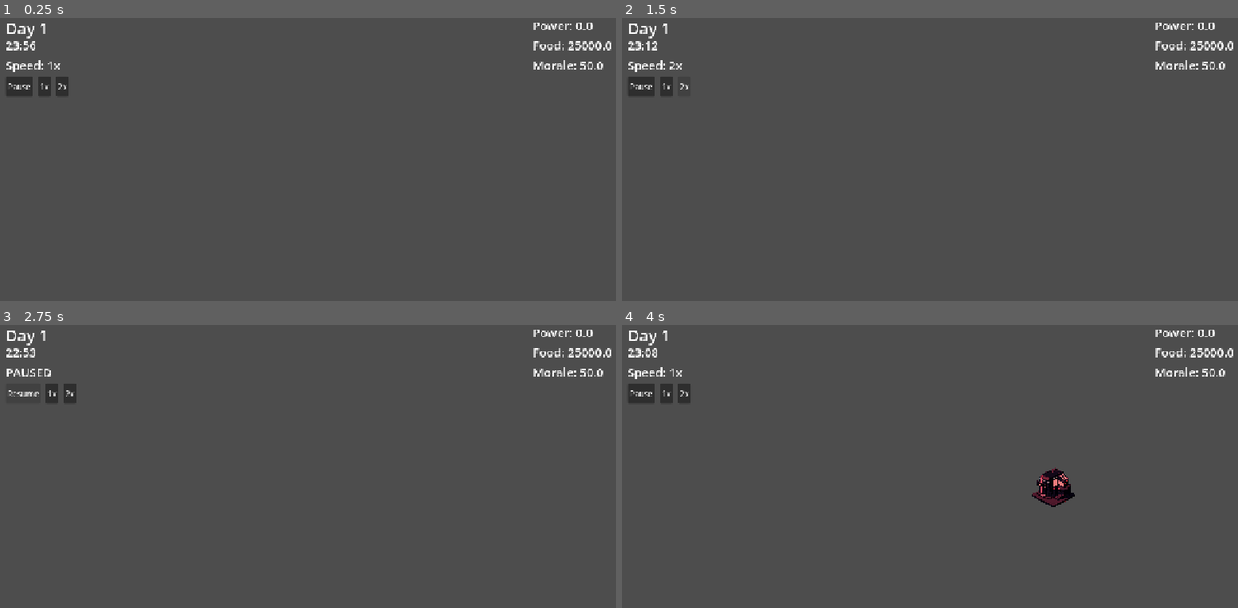
Above: before the commit, frames 1-4 (two rows, left to right).
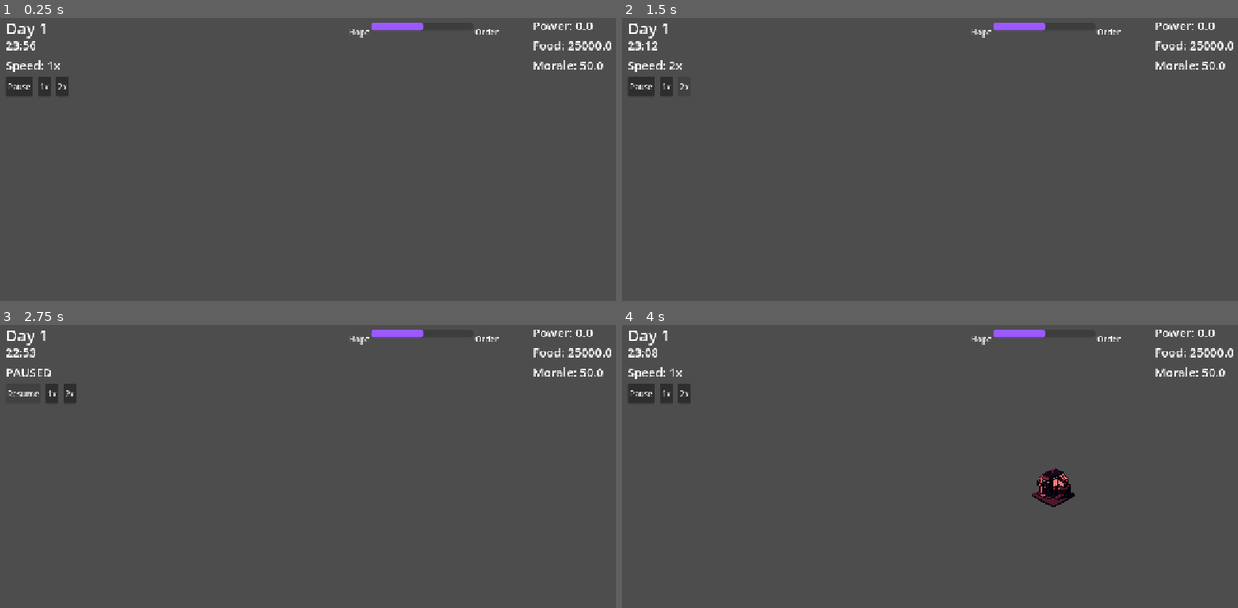
Above: after the commit, the same moments.

Repository: MLinh2407/godot-survival-city-builder-game
Game: Godot game, scene res://scenes/main/Main.tscn
Two runs of this game, one before a commit and one after it. Both use one fixed random seed, a clock stepped at 60 frames per second and the inputs below.
Inputs (mouse positions are in pixels of both pictures, inside the frame that each line leads up to):
- Up to frame 1 (0.25 s): no input
- Up to frame 2 (1.5 s): click "1x" at 0.5 s; click "2x" at 1.25 s
- Up to frame 3 (2.75 s): click "Pause" at 2 s
- Up to frame 4 (4 s): click "Resume" at 2.75 s; move the mouse to (1065, 469) at 3.52 s; hold Right from 3.53 s (still down); tap 1 at 3.6 s; click (1065, 469) at 3.67 s

The runs differ from the first frame. In frame 1, 0.3% of the frame differs, in the area x 56-82%, y 1-8%; in frame 2, 0.3%; in frame 3, 0.3%; in frame 4, 0.3%.

Commit message:
add Hope/Order slider functionality and UI and connect slider events to game state

Diff:
--- a/scenes/main/Main.gd
+++ b/scenes/main/Main.gd
@@ -71,6 +71,10 @@
 			set_speed(TimeManager.GameSpeed.NORMAL, "Speed: 1x")
 		elif event.keycode == KEY_2:
 			set_speed(TimeManager.GameSpeed.FAST, "Speed: 2x")
+		elif event.keycode == KEY_LEFT:
+			GameManager.shift_slider(-10.0)   # Toward Hope
+		elif event.keycode == KEY_RIGHT:
+			GameManager.shift_slider(10.0)    # Toward Order
 
 func _on_day_changed(new_day: int) -> void:
 	if day_label:
@@ -80,7 +84,7 @@
 	if time_label:
 		time_label.text = time_string
 
-func _on_resources_changed(p: float, f: float, m: float, mat: int) -> void:
+func _on_resources_changed(p: float, f: float, m: float, _mat: int) -> void:
 	if power_label:
 		power_label.text = "Power: " + str(p)
 
--- a/scenes/main/Main.tscn
+++ b/scenes/main/Main.tscn
@@ -7,6 +7,7 @@
 [ext_resource type="PackedScene" uid="uid://becv6gbklxpt5" path="res://scenes/buildings/HydroponicBay.tscn" id="3_1rhdn"]
 [ext_resource type="PackedScene" uid="uid://cjbokmfqvdqfy" path="res://scenes/UI/BuildingInspector.tscn" id="3_ostsq"]
 [ext_resource type="PackedScene" uid="uid://c4ttffvcgfdw" path="res://scenes/buildings/ShelterBlock.tscn" id="4_sjxhf"]
+[ext_resource type="Script" uid="uid://c6fvdhof7t2yk" path="res://scripts/ui/UI_HopeOrderSlider.gd" id="4_u8lgh"]
 [ext_resource type="Texture2D" uid="uid://iejjxic1l3mr" path="res://assets/environment/floor_tile.png" id="5_floor_tile"]
 [ext_resource type="Script" uid="uid://ccfrj1sg68ekk" path="res://scripts/systems/BuildingSystem.gd" id="6_1rhdn"]
 [ext_resource type="PackedScene" uid="uid://8u8xvfxote8f" path="res://scenes/buildings/GeothermalTap.tscn" id="8_tck0d"]
@@ -112,6 +113,31 @@
 offset_bottom = 660.0
 building_system = NodePath("../../../BuildingSystem")
 
+[node name="AlignmentContainer" type="HBoxContainer" parent="UILayer/HUD" unique_id=984122503]
+custom_minimum_size = Vector2(300, 24)
+offset_left = 730.0
+offset_top = 41.0
+offset_right = 1030.0
+offset_bottom = 81.0
+
+[node name="HopeLabel" type="Label" parent="UILayer/HUD/AlignmentContainer" unique_id=1929594991]
+layout_mode = 2
+theme_override_colors/font_color = Color(0, 0.9607843, 1, 1)
+text = "Hope"
+
+[node name="AlignmentGauge" type="ProgressBar" parent="UILayer/HUD/AlignmentContainer" unique_id=1727292169]
+custom_minimum_size = Vector2(200, 16)
+layout_mode = 2
+size_flags_horizontal = 3
+value = 50.0
+show_percentage = false
+script = ExtResource("4_u8lgh")
+
+[node name="OrderLabel" type="Label" parent="UILayer/HUD/AlignmentContainer" unique_id=193625436]
+layout_mode = 2
+theme_override_colors/font_color = Color(1, 0.58431375, 0, 1)
+text = "Order"
+
 [node name="DialogueBox" type="Node" parent="UILayer" unique_id=1285129592]
 
 [node name="Journal" type="Node" parent="UILayer" unique_id=915716484]
--- a/scripts/managers/AudioManager.gd
+++ b/scripts/managers/AudioManager.gd
@@ -61,6 +61,8 @@
 			ui_sfx_player.stream = sfx_pause
 		"unpause":
 			ui_sfx_player.stream = sfx_unpause
+		"slider_move":
+			ui_sfx_player.stream = preload("res://assets/audio/sfx/ui/sfx_ui_slider_move.mp3")
 		_:
 			return
 
--- a/scripts/managers/GameManager.gd
+++ b/scripts/managers/GameManager.gd
@@ -1,43 +1,53 @@
 extends Node
+
+# ══════════════════════════════════════════════════════════════════════════════
+# SIGNALS
+# ══════════════════════════════════════════════════════════════════════════════
+
+signal slider_changed(new_value: float)
 
 # ══════════════════════════════════════════════════════════════════════════════
 # GLOBAL GAME STATE
 # ══════════════════════════════════════════════════════════════════════════════
 
 var current_population: int = GameConstants.STARTING_POPULATION
-var available_workers: int = GameConstants.STARTING_WORKERS
-var sick_count: int = 0
-var current_day: int = 1
-var materials: int = GameConstants.STARTING_MATERIALS
+var available_workers: int  = GameConstants.STARTING_WORKERS
+var sick_count: int         = 0
+var current_day: int        = 1
+var materials: int          = GameConstants.STARTING_MATERIALS
 
-# Float 0-100. Starts at 50 (Neutral)
-var hope_order_slider: float = 50.0
+# Setter fires the signal and clamps automatically.
+var hope_order_slider: float:
+	set(value):
+		hope_order_slider = clampf(value, 0.0, 100.0)
+		slider_changed.emit(hope_order_slider)
 
 # ══════════════════════════════════════════════════════════════════════════════
 # CHARACTER ALIVE FLAGS (All true on Day 1)
 # ══════════════════════════════════════════════════════════════════════════════
 
-var yuna_alive: bool = true
-var rook_alive: bool = true
-var vasquez_alive: bool = true
+var yuna_alive: bool     = true
+var rook_alive: bool     = true
+var vasquez_alive: bool  = true
 var meridian_alive: bool = true
 
 # ══════════════════════════════════════════════════════════════════════════════
 # NARRATIVE STATE FLAGS (set by CrisisEventSystem as story events resolve)
 # ══════════════════════════════════════════════════════════════════════════════
 
-var med_clinic_built: bool = false           # Set TRUE by BuildingSystem on placement
-var rook_reconciliation_taken: bool = false  # Set TRUE by CrisisEventSystem reconciliation dialogue
-var vasquez_trade_accepted: bool = false     # Set TRUE by CrisisEventSystem on Day 11 Option A
-var meridian_trusted: bool = false           # Set TRUE by CrisisEventSystem Day 21 Option A
-var rook_militia_sanctioned: bool = false    # Set TRUE by CrisisEventSystem Day 24 Option A
-var rook_militia_stopped: bool = false       # Set TRUE by CrisisEventSystem Day 24 Option B
+var med_clinic_built: bool           = false  # Set TRUE by BuildingSystem on placement
+var rook_militia_stopped: bool       = false  # Set TRUE by CrisisEventSystem Day 24 Option B
+var rook_militia_sanctioned: bool    = false  # Set TRUE by CrisisEventSystem Day 24 Option A
+var rook_reconciliation_taken: bool  = false  # Set TRUE by CrisisEventSystem reconciliation dialogue
+var vasquez_trade_accepted: bool     = false  # Set TRUE by CrisisEventSystem on Day 11 Option A
+var meridian_trusted: bool           = false  # Set TRUE by CrisisEventSystem Day 21 Option A
 
 # ══════════════════════════════════════════════════════════════════════════════
 # DATA CLASS INSTANCES
 # ══════════════════════════════════════════════════════════════════════════════
 
 var population_state: PopulationStateData
+
 var resource_power: ResourceData
 var resource_food: ResourceData
 var resource_morale: ResourceData
@@ -49,60 +59,87 @@
 var colonist_vasquez: ColonistData
 var colonist_meridian: ColonistData
 
+# ══════════════════════════════════════════════════════════════════════════════
+# INIT
+# ══════════════════════════════════════════════════════════════════════════════
+
 func _ready() -> void:
 	_initialize_data_classes()
+	hope_order_slider = GameConstants.SLIDER_STARTING_VALUE
 
 func _initialize_data_classes() -> void:
-	# 1. Initialize Population State Data
-	population_state = PopulationStateData.new()
-	population_state.total_population = current_population
-	population_state.available_workers = available_workers
-	population_state.sick_count = sick_count
-	population_state.max_workers = GameConstants.MAX_WORKERS_LATE_GAME
+	# 1. Population State
+	population_state                    = PopulationStateData.new()
+	population_state.total_population   = current_population
+	population_state.available_workers  = available_workers
+	population_state.sick_count         = sick_count
+	population_state.max_workers        = GameConstants.MAX_WORKERS_LATE_GAME
 
-	# 2. Initialize Resource Data Instances
-	resource_power = ResourceData.new()
-	resource_power.res_name = "Power"
-	resource_power.warning_threshold = GameConstants.WARNING_THRESHOLD
-	resource_power.critical_threshold = GameConstants.CRITICAL_THRESHOLD
+	# 2. Resource Data
+	resource_power                      = ResourceData.new()
+	resource_power.res_name             = "Power"
+	resource_power.warning_threshold    = GameConstants.WARNING_THRESHOLD
+	resource_power.critical_threshold   = GameConstants.CRITICAL_THRESHOLD
 
-	resource_food = ResourceData.new()
-	resource_food.res_name = "Food"
-	resource_food.warning_threshold = GameConstants.WARNING_THRESHOLD
-	resource_food.critical_threshold = GameConstants.CRITICAL_THRESHOLD
+	resource_food                       = ResourceData.new()
+	resource_food.res_name              = "Food"
+	resource_food.current_value         = GameConstants.STARTING_FOOD
+	resource_food.max_value             = GameConstants.STARTING_FOOD
+	resource_food.warning_threshold     = GameConstants.WARNING_THRESHOLD
+	resource_food.critical_threshold    = GameConstants.CRITICAL_THRESHOLD
 
-	resource_morale = ResourceData.new()
-	resource_morale.res_name = "Morale"
-	resource_morale.warning_threshold = GameConstants.WARNING_THRESHOLD
-	resource_morale.critical_threshold = GameConstants.CRITICAL_THRESHOLD
+	resource_morale                     = ResourceData.new()
+	resource_morale.res_name            = "Morale"
+	resource_morale.current_value       = GameConstants.STARTING_MORALE
+	resource_morale.max_value           = 100.0
+	resource_morale.warning_threshold   = GameConstants.WARNING_THRESHOLD
+	resource_morale.critical_threshold  = GameConstants.CRITICAL_THRESHOLD
 
-	resource_materials = ResourceData.new()
-	resource_materials.res_name = "Materials"
-	resource_materials.warning_threshold = 0.0
+	resource_materials                  = ResourceData.new()
+	resource_materials.res_name         = "Materials"
+	resource_materials.warning_threshold  = 0.0
 	resource_materials.critical_threshold = 0.0
 
-	# 3. Initialize Colonist Data Instances (with roles added back in)
-	colonist_kael = ColonistData.new()
+	# 3. Colonist Data
+	colonist_kael                = ColonistData.new()
 	colonist_kael.character_name = "Kael"
-	colonist_kael.role = "Director"
-	colonist_kael.is_alive = true
+	colonist_kael.role           = "Director"
+	colonist_kael.is_alive       = true
 
-	colonist_yuna = ColonistData.new()
+	colonist_yuna                = ColonistData.new()
 	colonist_yuna.character_name = "Yuna"
-	colonist_yuna.role = "Head Medic"
-	colonist_yuna.is_alive = yuna_alive
+	colonist_yuna.role           = "Head Medic"
+	colonist_yuna.is_alive       = yuna_alive
 
-	colonist_rook = ColonistData.new()
+	colonist_rook                = ColonistData.new()
 	colonist_rook.character_name = "Rook"
-	colonist_rook.role = "Scout"
-	colonist_rook.is_alive = rook_alive
+	colonist_rook.role           = "Scout"
+	colonist_rook.is_alive       = rook_alive
 
-	colonist_vasquez = ColonistData.new()
+	colonist_vasquez                = ColonistData.new()
 	colonist_vasquez.character_name = "Vasquez"
-	colonist_vasquez.role = "Grid-9 Director"
-	colonist_vasquez.is_alive = vasquez_alive
+	colonist_vasquez.role           = "Grid-9 Director"
+	colonist_vasquez.is_alive       = vasquez_alive
 
-	colonist_meridian = ColonistData.new()
+	colonist_meridian                = ColonistData.new()
 	colonist_meridian.character_name = "MERIDIAN"
-	colonist_meridian.role = "Fragmented AI"
-	colonist_meridian.is_alive = meridian_alive
+	colonist_meridian.role           = "Fragmented AI"
+	colonist_meridian.is_alive       = meridian_alive
+
+# ══════════════════════════════════════════════════════════════════════════════
+# HOPE / ORDER SLIDER
+# ══════════════════════════════════════════════════════════════════════════════
+
+# Called by CrisisEventSystem when a choice is made.
+# Negative amount = shift toward Hope (0)
+# Positive amount = shift toward Order (100)
+func shift_slider(amount: float) -> void:
+	hope_order_slider += amount
+	print("GameManager: Slider shifted by %.1f → now %.1f" % [amount, hope_order_slider])
+
+func get_slider_zone() -> String:
+	if hope_order_slider <= GameConstants.SLIDER_HOPE_UPPER:
+		return "Hope"
+	elif hope_order_slider >= GameConstants.SLIDER_ORDER_LOWER:
+		return "Order"
+	return "Neutral"
--- a/scripts/managers/ResourceManager.gd
+++ b/scripts/managers/ResourceManager.gd
@@ -31,6 +31,7 @@
 
 func _ready() -> void:
 	process_mode = Node.PROCESS_MODE_ALWAYS
+	GameManager.slider_changed.connect(_on_slider_changed)
 	await get_tree().process_frame
 	if TimeManager != null:
 		TimeManager.day_changed.connect(_on_day_changed)
@@ -261,3 +262,13 @@
 		resources_changed.emit(net_power, food, morale, materials)
 		return true
 	return false
+
+
+func _on_slider_changed(_new_value: float) -> void:
+	if building_system == null:
+		return
+	_recalculate_power()
+	_process_food_tick()
+	_process_morale_tick()
+	_sync_to_game_manager()
+	resources_changed.emit(net_power, food, morale, materials)
--- /dev/null
+++ b/scripts/ui/UI_HopeOrderSlider.gd
@@ -0,0 +1,68 @@
+extends ProgressBar
+
+# ══════════════════════════════════════════════════════════════════════════════
+# NODE REFERENCES
+# ══════════════════════════════════════════════════════════════════════════════
+
+@onready var hope_label: Label  = $"../HopeLabel"
+@onready var order_label: Label = $"../OrderLabel"
+
+# ══════════════════════════════════════════════════════════════════════════════
+# COLORS
+# ══════════════════════════════════════════════════════════════════════════════
+
+const COLOR_HOPE:    Color = Color("#00F5FF")   # Neon cyan
+const COLOR_ORDER:   Color = Color("#FF9500")   # Amber
+const COLOR_NEUTRAL: Color = Color("#9B59FF")   # Purple
+
+# ══════════════════════════════════════════════════════════════════════════════
+# INIT
+# ══════════════════════════════════════════════════════════════════════════════
+
+func _ready() -> void:
+	GameManager.slider_changed.connect(_on_slider_changed)
+	# Defer one frame so ProgressBar size is valid before we read it
+	await get_tree().process_frame
+	_refresh_display(GameManager.hope_order_slider)
+
+# ══════════════════════════════════════════════════════════════════════════════
+# SIGNAL HANDLER
+# ══════════════════════════════════════════════════════════════════════════════
+
+func _on_slider_changed(new_value: float) -> void:
+	_animate_to(new_value)
+	_update_fill_color(GameManager.get_slider_zone())
+	AudioManager.play_ui_sfx("slider_move")
+
+# ══════════════════════════════════════════════════════════════════════════════
+# DISPLAY
+# ══════════════════════════════════════════════════════════════════════════════
+
+func _refresh_display(new_value: float) -> void:
+	# Called once on ready — no animation, just snap to current value
+	self.value = new_value
+	_update_fill_color(GameManager.get_slider_zone())
+
+func _animate_to(new_value: float) -> void:
+	var tween = create_tween()
+	tween.tween_property(self, "value", new_value, 0.5) \
+		 .set_ease(Tween.EASE_OUT) \
+		 .set_trans(Tween.TRANS_CUBIC)
+
+func _update_fill_color(zone: String) -> void:
+	# Duplicate the stylebox so we don't modify the shared theme resource
+	var style: StyleBoxFlat = get_theme_stylebox("fill").duplicate()
+	match zone:
+		"Hope":
+			style.bg_color = COLOR_HOPE
+			hope_label.add_theme_color_override("font_color", COLOR_HOPE)
+			order_label.remove_theme_color_override("font_color")
+		"Order":
+			style.bg_color = COLOR_ORDER
+			order_label.add_theme_color_override("font_color", COLOR_ORDER)
+			hope_label.remove_theme_color_override("font_color")
+		"Neutral":
+			style.bg_color = COLOR_NEUTRAL
+			hope_label.remove_theme_color_override("font_color")
+			order_label.remove_theme_color_override("font_color")
+	add_theme_stylebox_override("fill", style)
Not shown, added: scripts/ui/UI_HopeOrderSlider.gd.uid
